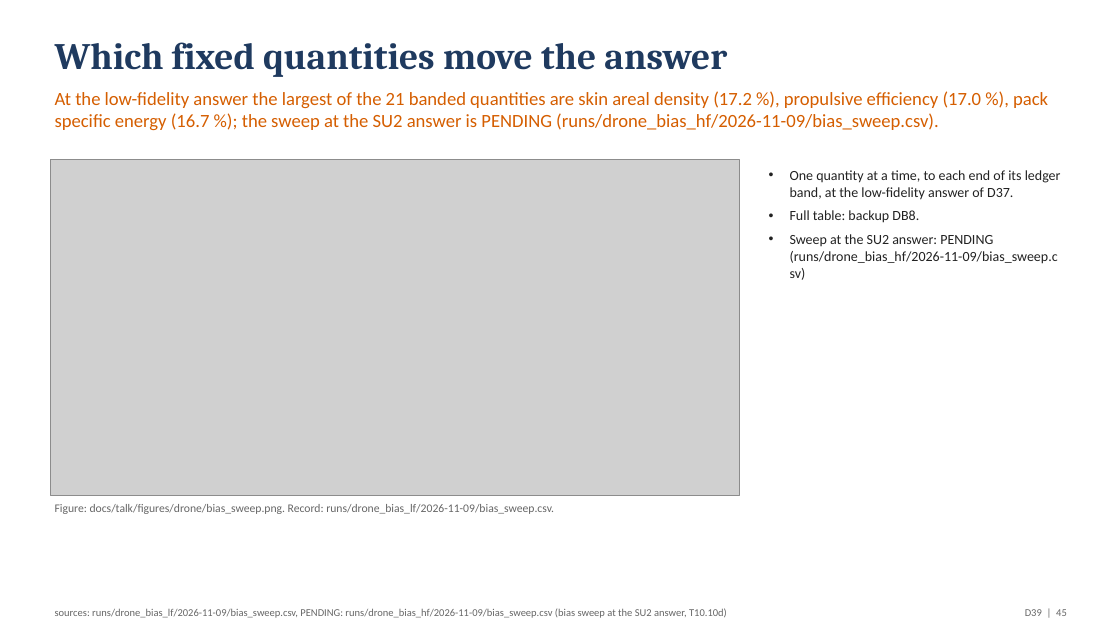
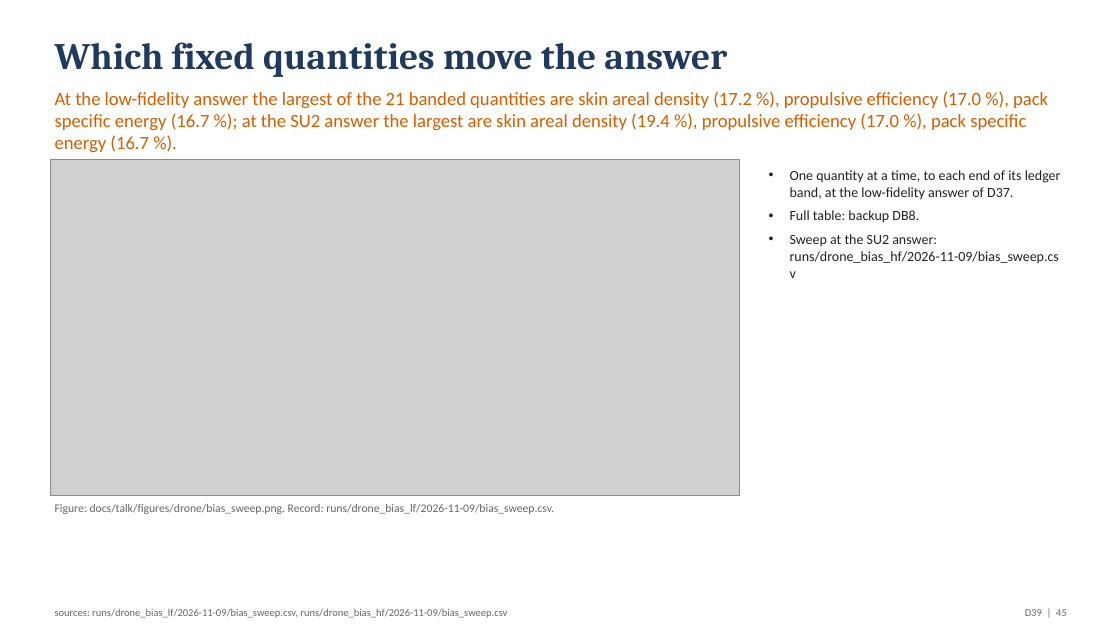
Before and after one commit to emarinhoss/ai-engineering, a slide deck: slide 45 of docs/talk/deck_drone.pptx. Drawn at 1120x630 pixels with LibreOffice and Linux fonts; fonts in the diff are those of the drawing; grey boxes stand for pictures. Boxes give left, top, right and bottom in pixels: in the first picture for what was removed or moved away, otherwise in the second. Text is boxed around its words. In the diff, an @@ line names an element or a change of style, - is before the commit and + after.

```diff
--- a/docs/talk/deck_drone.pptx
+++ b/docs/talk/deck_drone.pptx
@@ text at (55, 91, 1048, 153): text changed @@
-At the low-fidelity answer the largest of the 21 banded quantities are skin areal density (17.2 %), propulsive efficiency (17.0 %), pack specific energy (16.7 %); the sweep at the SU2 answer is PENDING (runs/drone_bias_hf/2026-11-09/bias_sweep.csv).
+At the low-fidelity answer the largest of the 21 banded quantities are skin areal density (17.2 %), propulsive efficiency (17.0 %), pack specific energy (16.7 %); at the SU2 answer the largest are skin areal density (19.4 %), propulsive efficiency (17.0 %), pack specific energy (16.7 %).
@@ text at (790, 234, 1059, 263): text changed @@
-• Sweep at the SU2 answer: PENDING (runs/drone_bias_hf/2026-11-09/bias_sweep.csv)
+• Sweep at the SU2 answer: runs/drone_bias_hf/2026-11-09/bias_sweep.csv
@@ text at (55, 609, 507, 618): text changed @@
-sources: runs/drone_bias_lf/2026-11-09/bias_sweep.csv, PENDING: runs/drone_bias_hf/2026-11-09/bias_sweep.csv (bias sweep at the SU2 answer, T10.10d)
+sources: runs/drone_bias_lf/2026-11-09/bias_sweep.csv, runs/drone_bias_hf/2026-11-09/bias_sweep.csv
```
Also in this commit, not shown: 4 other slides changed, 3 other files.
